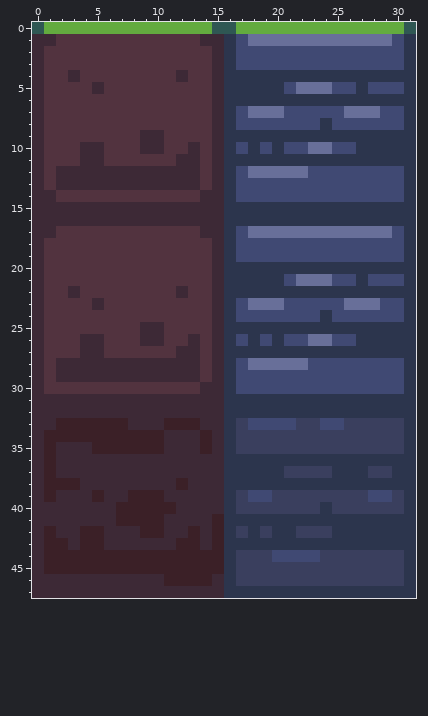
Pixel-art file, stored at gfx/tiles.aseprite. The first picture shows the starting point.
32x48 pixels, 1 frame.
The same view after the edit:
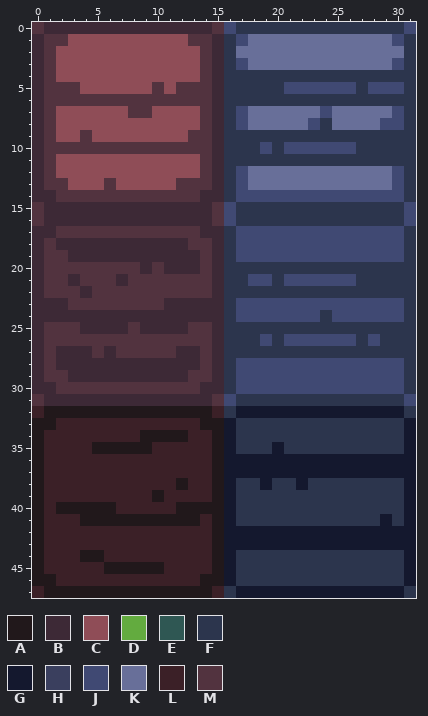
Palette (. is transparent): A #21181b  B #3d2936  C #8f4d57  D #63ab3f  E #2f5753  F #2c354d  G #14182e  H #3a3f5e  J #404973  K #686f99  L #3b2027  M #52333f
Change:
Layer "Layer 1":
y 0: x 0..31 EDDDDDDDDDDDDDDEEDDDDDDDDDDDDDDE -> MBBBBBBBBBBBBBBMJFFFFFFFFFFFFFFJ
y 1: x 1 B -> M; x 3..12 MMMMMMMMMM -> CCCCCCCCCC; x 14 B -> M
y 2: x 2..13 MMMMMMMMMMMM -> CCCCCCCCCCCC; x 17..30 JJJJJJJJJJJJJJ -> KKKKKKKKKKKKKK
y 3: x 2..13 MMMMMMMMMMMM -> CCCCCCCCCCCC; x 18..29 JJJJJJJJJJJJ -> KKKKKKKKKKKK
y 4: x 2..13 MBMMMMMMMMBM -> CCCCCCCCCCCC
y 5: x 4..9 MBMMMM -> CCCCCC; x 11 M -> C; x 22..24 KKK -> JJJ
y 7: x 2..7 MMMMMM -> CCCCCC; x 10..13 MMMM -> CCCC; x 21..23 JJJ -> KKK; x 25 J -> K; x 29 J -> K
y 8: x 2..13 MMMMMMMMMMMM -> CCCCCCCCCCCC; x 18..22 JJJJJ -> KKKKK; x 25..28 JJJJ -> KKKK
y 9: x 2..3 MM -> CC; x 5..12 MMMMBBMM -> CCCCCCCC
y 10: x 4..5 BB -> MM; x 9..10 BB -> MM; x 13 B -> M; x 17 J -> F; x 23..24 KK -> JJ
y 11: x 2..13 MMBBMMMMMMBB -> CCCCCCCCCCCC
y 12: x 2..13 BBBBBBBBBBBB -> CCCCCCCCCCCC; x 23..29 JJJJJJJ -> KKKKKKK
y 13: x 2..13 BBBBBBBBBBBB -> MCCCMCCCCCMM; x 18..29 JJJJJJJJJJJJ -> KKKKKKKKKKKK
y 15..16: x 0 B -> M; x 15..16 BF -> MJ; x 31 F -> J
y 17: x 18..29 KKKKKKKKKKKK -> JJJJJJJJJJJJ
y 18: x 2..12 MMMMMMMMMMM -> BBBBBBBBBBB
y 19: x 3..13 MMMMMMMMMMM -> BBBBBBBBBBB
y 20: x 9 M -> B; x 11..13 MMM -> BBB
y 21: x 3 M -> B; x 7 M -> B; x 18..19 FF -> JJ; x 22..24 KKK -> JJJ; x 28..30 JJJ -> FFF
y 22: x 3..4 BM -> MB; x 12 B -> M
y 23: x 1..2 MM -> BB; x 5 B -> M; x 11..14 MMMM -> BBBB; x 18..20 KKK -> JJJ; x 26..28 KKK -> JJJ
y 24: x 1..14 MMMMMMMMMMMMMM -> BBBBBBBBBBBBBB
y 25: x 4..7 MMMM -> BBBB; x 11..12 MM -> BB
y 26: x 4..5 BB -> MM; x 9..10 BB -> MM; x 13 B -> M; x 17 J -> F; x 23..24 KK -> JJ; x 28 F -> J
y 27: x 2..3 MM -> BB; x 5..6 BM -> MB
y 28: x 18..22 KKKKK -> JJJJJ
y 29: x 2 B -> M; x 13 B -> M
y 30: x 1 M -> B
y 31: x 0 B -> M; x 15..16 BF -> MJ; x 31 F -> J
y 32: x 0..15 BBBBBBBBBBBBBBBB -> LAAAAAAAAAAAAAAL; x 17..30 FFFFFFFFFFFFFF -> GGGGGGGGGGGGGG
y 33: x 0..1 BB -> AA; x 8..10 BBB -> LLL; x 14..31 BBFHJJJJHHJJHHHHHF -> AAGFFFFFFFFFFFFFFG
y 34: x 0 B -> A; x 9..13 LLBBB -> AAAAL; x 15..31 BFHHHHHHHHHHHHHHF -> AGFFFFFFFFFFFFFFG
y 35: x 0 B -> A; x 2..9 BBBLLLLL -> LLLAAAAA; x 11..13 BBB -> LLL; x 15..31 BFHHHHHHHHHHHHHHF -> AGFFFGFFFFFFFFFFG
y 36: x 0 B -> A; x 2..31 BBBBBBBBBBBBBBFFFFFFFFFFFFFFFF -> LLLLLLLLLLLLLAGGGGGGGGGGGGGGGG
y 37: x 0 B -> A; x 2..31 BBBBBBBBBBBBBBFFFFFHHHHFFFHHFF -> LLLLLLLLLLLLLAGGGGGGGGGGGGGGGG
y 38: x 0 B -> A; x 4..16 BBBBBBBBLBBBF -> LLLLLLLLALLAG; x 19 F -> G; x 22 F -> G; x 31 F -> G
y 39: x 0 B -> A; x 2..4 BBB -> LLL; x 6..7 BB -> LL; x 10..31 LBBBBBFHJJHHHHHHHHJJHF -> ALLLLAGFFFFFFFFFFFFFFG
y 40: x 0..6 BBBBBBB -> ALAAAAA; x 12..23 BBBBFHHHHHHH -> AAAAGFFFFFFF; x 25..31 HHHHHHF -> FFFFFFG
y 41: x 0..16 BBBBBBBLLLLBBBBLF -> ALLLAAAAAAAAAALAG; x 29 F -> G; x 31 F -> G
y 42: x 0 B -> A; x 2..3 BB -> LL; x 6..8 BBB -> LLL; x 11..12 BB -> LL; x 14..31 BLFHFHFFHHHFFFFFFF -> LAGGGGGGGGGGGGGGGG
y 43: x 0 B -> A; x 3 B -> L; x 6..11 BBBBBB -> LLLLLL; x 14..31 BLFFFFFFFFFFFFFFFF -> LAGGGGGGGGGGGGGGGG
y 44: x 0 B -> A; x 4..5 LL -> AA; x 15..31 LFHHHJJJJHHHHHHHF -> AGFFFFFFFFFFFFFFG
y 45: x 0 B -> A; x 6..10 LLLLL -> AAAAA; x 15..31 LFHHHHHHHHHHHHHHF -> AGFFFFFFFFFFFFFFG
y 46: x 0..10 BBBBBBBBBBB -> AALLLLLLLLL; x 14..31 LBFHHHHHHHHHHHHHHF -> AAGFFFFFFFFFFFFFFG
y 47: x 0..15 BBBBBBBBBBBBBBBB -> LAAAAAAAAAAAAAAL; x 17..30 FFFFFFFFFFFFFF -> GGGGGGGGGGGGGG
